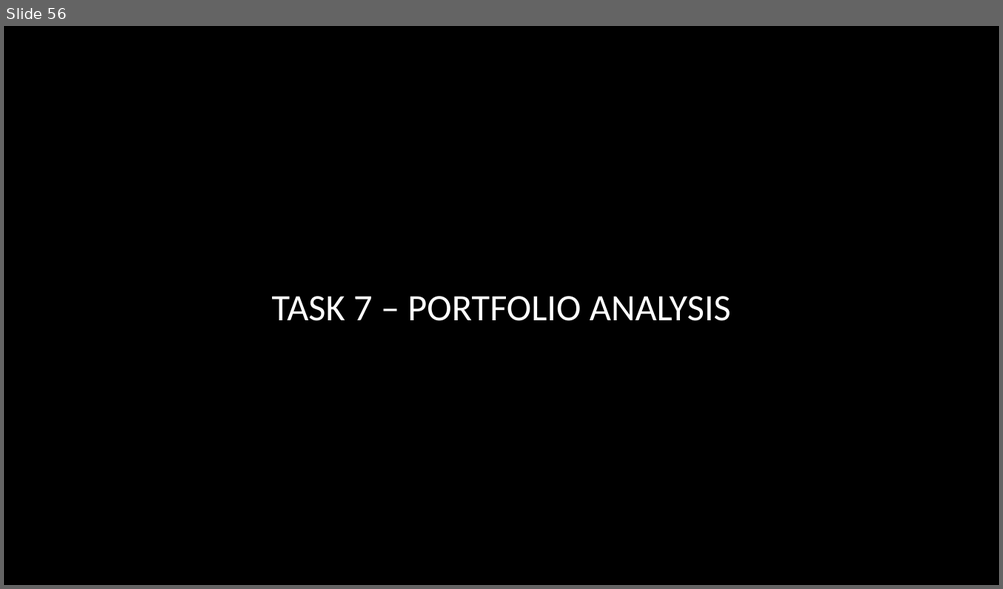
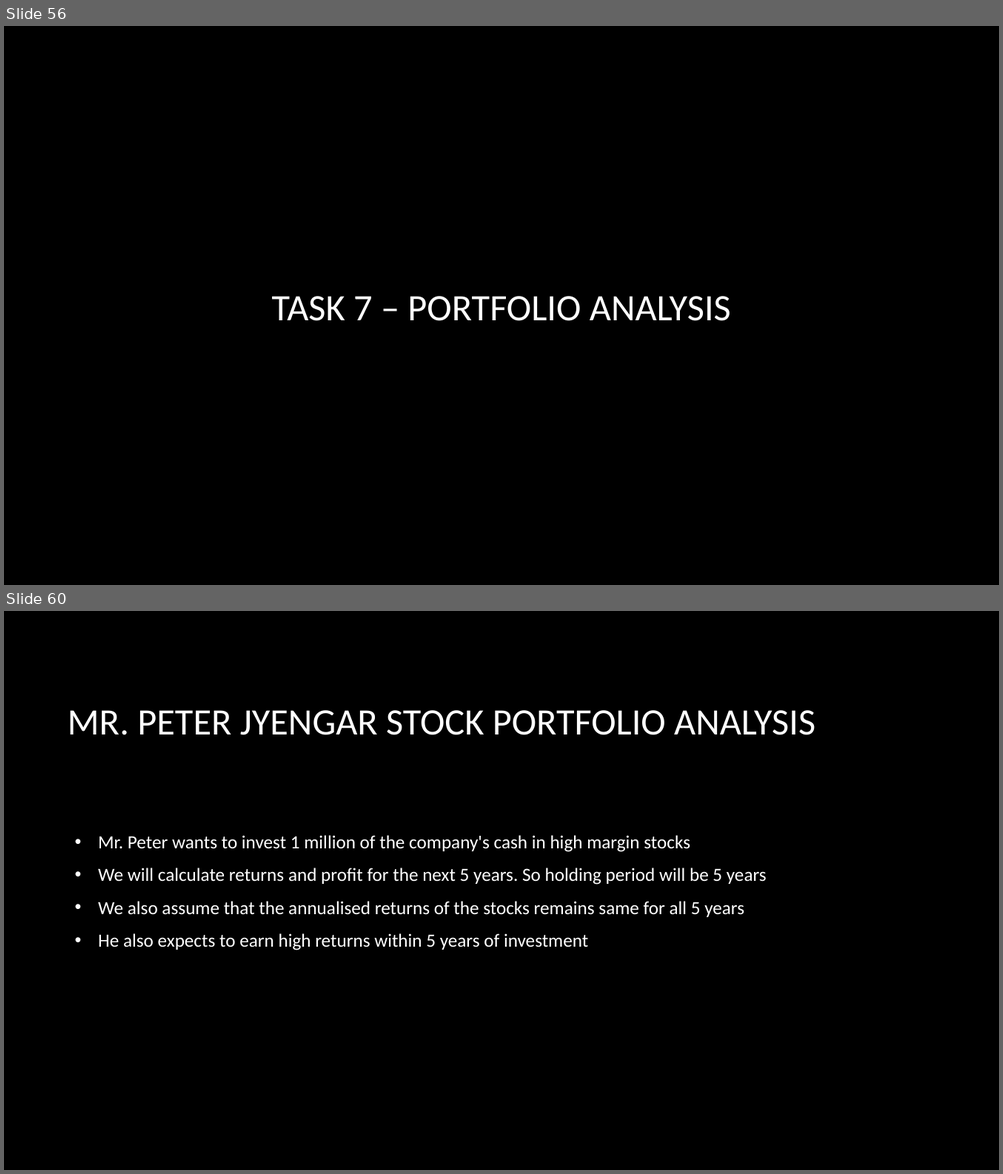
Before and after one commit to jacobsimonareickal/finance-and-risk-analytics, a slide deck: Presentation/Finance and Risk Analytics (Jacob).pptx. Shown one above the other, each under a label of ours: slide 56 before the commit, slides 56 and 60 after it; the slides between them are not shown. The pictures are 1003x589 and 1003x1174 pixels, drawn with LibreOffice and Linux fonts; fonts in the diff are those of the drawing; background and template pictures are left out. Boxes give left, top, right and bottom in pixels: in the first picture for what was removed or moved away, otherwise in the second. Text is boxed around its words. In the diff, an @@ line names an element or a change of style, - is before the commit and + after.

```diff
--- a/Presentation/Finance and Risk Analytics (Jacob).pptx
+++ b/Presentation/Finance and Risk Analytics (Jacob).pptx
@@ slide 60 added at box(4, 611, 999, 1170), background picture (left out) @@
@@ title added at box(68, 710, 815, 735), 36 pt, text #FFFFFF @@
+MR. PETER JYENGAR STOCK PORTFOLIO ANALYSIS
@@ text added at box(98, 835, 766, 951), 18 pt, text #FFFFFF @@
+• Mr. Peter wants to invest 1 million of the company's cash in high margin stocks
+• We will calculate returns and profit for the next 5 years. So holding period will be 5 years
+• We also assume that the annualised returns of the stocks remains same for all 5 years
+• He also expects to earn high returns within 5 years of investment
```
Also in this commit, not shown: 1 slide changed, 5 other slides added, 3 other files.
